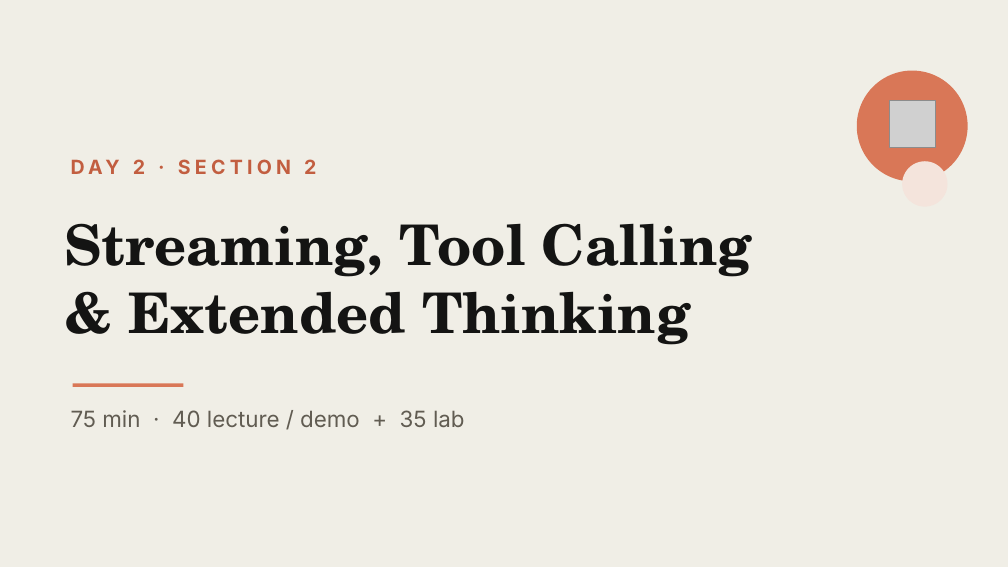
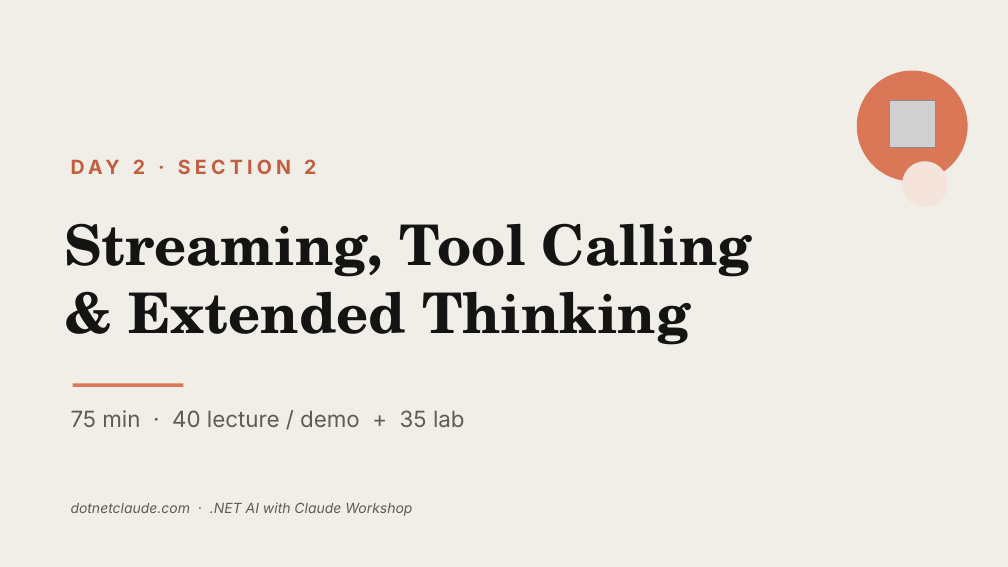
Before and after one commit to cwoodruff/dotnet-claude-workshop-content, a slide deck: slide 1 of decks/Day 2/Day2-Section2-Streaming-Tools-Thinking.pptx. Drawn at 1008x567 pixels with LibreOffice and Linux fonts; fonts in the diff are those of the drawing; grey boxes stand for pictures. Boxes give left, top, right and bottom in pixels: in the first picture for what was removed or moved away, otherwise in the second. Text is boxed around its words. In the diff, an @@ line names an element or a change of style, - is before the commit and + after.

```diff
--- a/decks/Day 2/Day2-Section2-Streaming-Tools-Thinking.pptx
+++ b/decks/Day 2/Day2-Section2-Streaming-Tools-Thinking.pptx
@@ text added at (71, 502, 412, 516), 10 pt, text #615C52, italic @@
+dotnetclaude.com · .NET AI with Claude Workshop
```
Also in this commit, not shown: 1 other slide changed, 1 other file.
